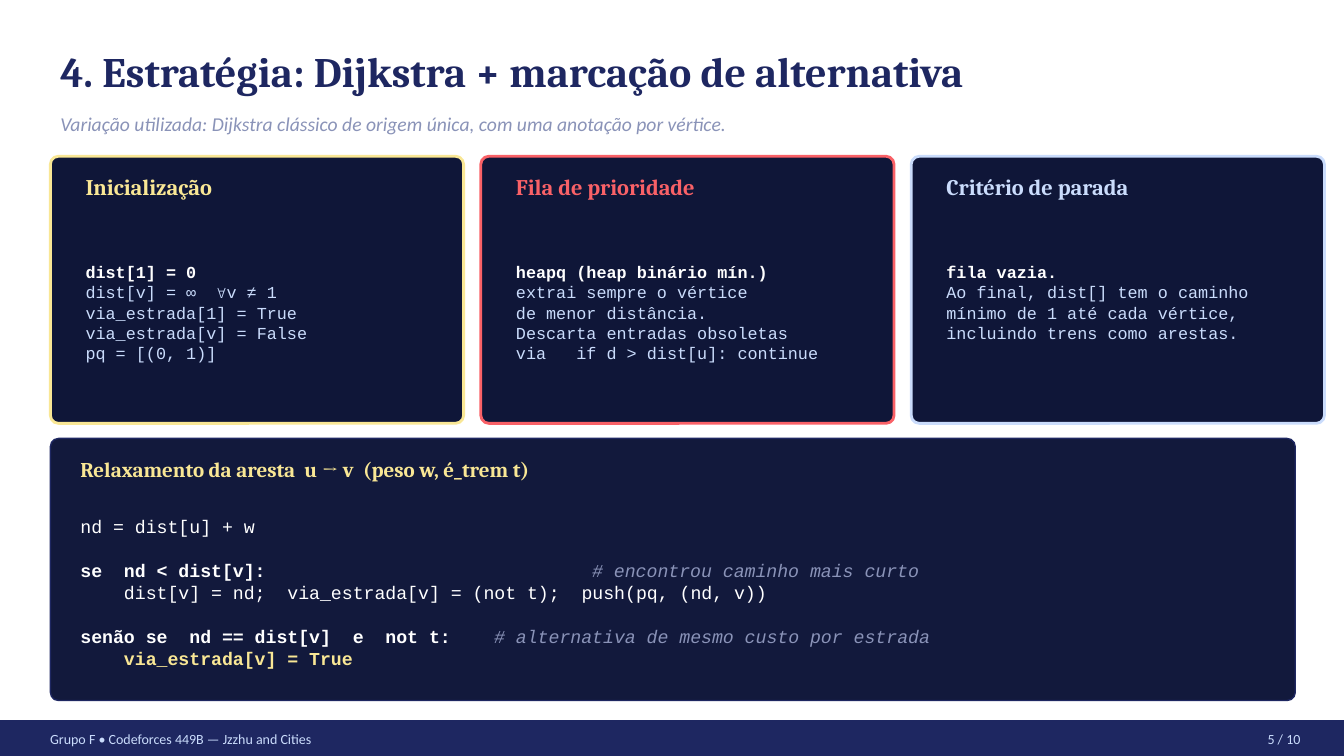
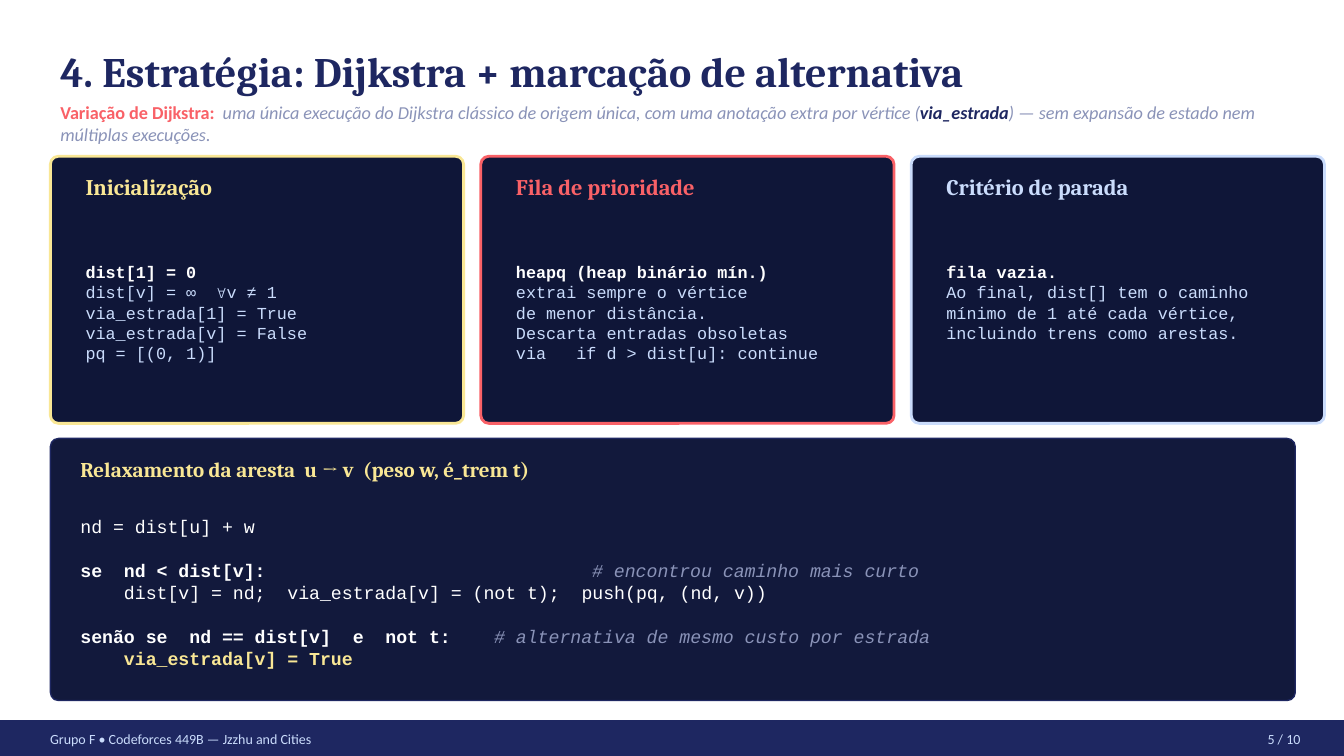
Before and after one commit to dav1britoo/T2, a slide deck: slide 5 of apresentacao/apresentacao.pptx. Drawn at 1344x756 pixels with LibreOffice and Linux fonts; fonts in the diff are those of the drawing. Boxes give left, top, right and bottom in pixels: in the first picture for what was removed or moved away, otherwise in the second. Text is boxed around its words. In the diff, an @@ line names an element or a change of style, - is before the commit and + after.

Commit message:
restaura conteúdo da versão anterior na apresentação
- slide 5: subtítulo destaca explicitamente a variação de Dijkstra
  utilizada (uma execução, com anotação extra por vértice)
- slide 7: observação-chave volta à forma completa (vértices que não
  são destino de trem caem no Dijkstra padrão)
- slide 7: adiciona o 4º caso "y < dist[s] → impossível" como card
  próprio, completando a tipologia de decisões

```diff
--- a/apresentacao/apresentacao.pptx
+++ b/apresentacao/apresentacao.pptx
@@ text at [60, 106, 1255, 144]: text changed; size 14 to 13 pt @@
-Variação utilizada: Dijkstra clássico de origem única, com uma anotação por vértice.
+Variação de Dijkstra: uma única execução do Dijkstra clássico de origem única, com uma anotação extra por vértice (via_estrada) — sem expansão de estado nem múltiplas execuções.
```
Also in this commit, not shown: 1 other slide changed, 2 other files.
